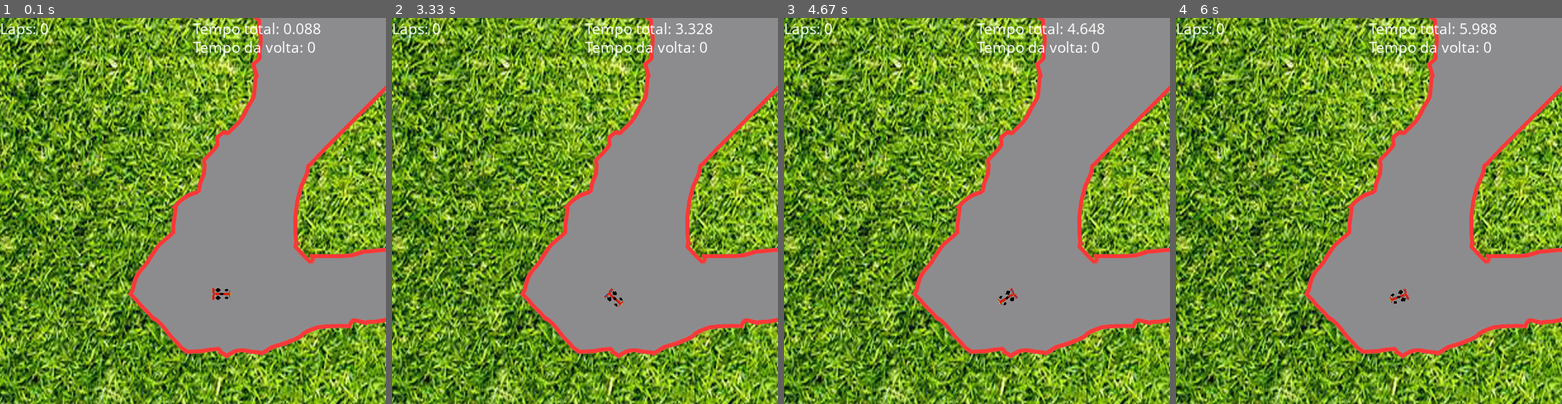
Above: before the commit, frames 1-4 (left to right).
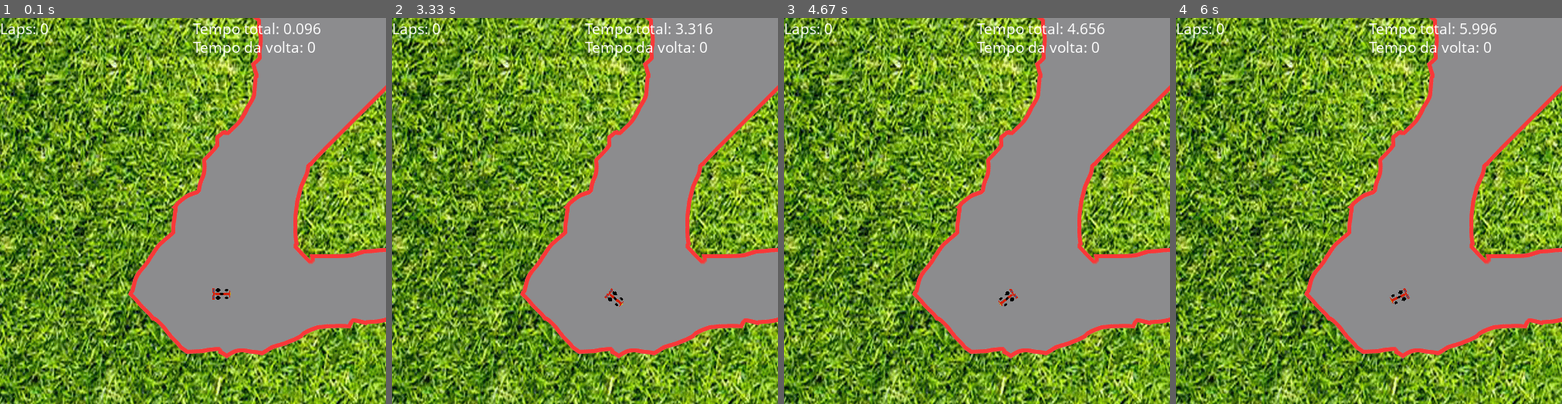
Above: after the commit, the same moments.

Repository: gpizzigh/EP-3-RandomRace
Game: pygame game, started from teste_main.py
Same seed, same stepped clock (60 frames per second), same inputs: the game is played once before the commit and once after it.
Inputs:
- Up to frame 1 (0.1 s): no input
- Up to frame 2 (3.33 s): hold Right 0.33-0.8 s; hold Right 0.83-1.13 s; hold Right 1.17-1.63 s; hold Left 1.67-2.2 s; hold Left 2.23-2.53 s; hold Left 2.57-2.97 s; hold Right from 3 s (still down)
- Up to frame 3 (4.67 s): release Right at 3.37 s; hold Right 3.4-4.03 s; hold Right 4.07-4.43 s; hold Left from 4.47 s (still down)
- Up to frame 4 (6 s): release Left at 4.93 s; hold Right 4.97-5.43 s; hold Left 5.47-5.77 s; hold Right from 5.8 s (still down)

The runs differ from the first frame. In frame 1, less than 0.1% of the frame differs, in the area x 79-83%, y 1-5%; in frame 2, less than 0.1%; in frame 3, 0.1%, in the area x 55-83%, y 1-75%; in frame 4, less than 0.1%.

Commit message:
enviando teste main

Diff:
--- a/teste_main.py
+++ b/teste_main.py
@@ -39,7 +39,7 @@
 black =(0,0,0)
 BLACK = (255, 255, 255, 0)
 #BLACK =()
-FPS = 120
+FPS = 60
 YEllOW = (246,255,0,255)
 LAPS=0
 smallfont = pyg.font.SysFont("comicsansms",20)
